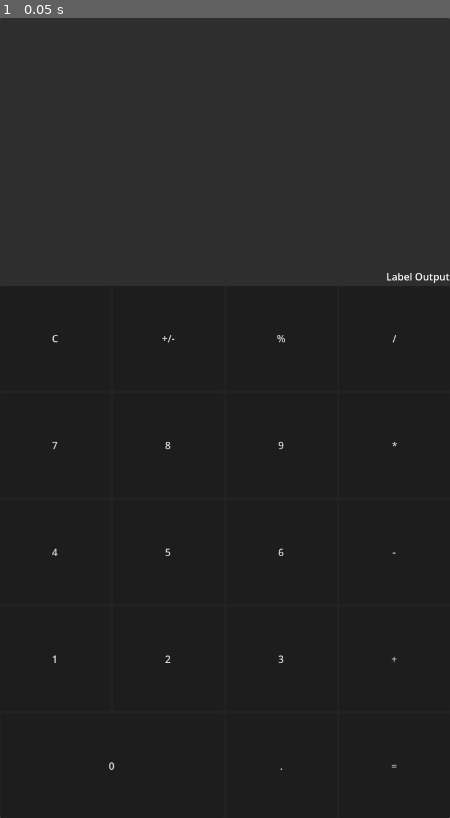
Above: before the commit, frame 1.
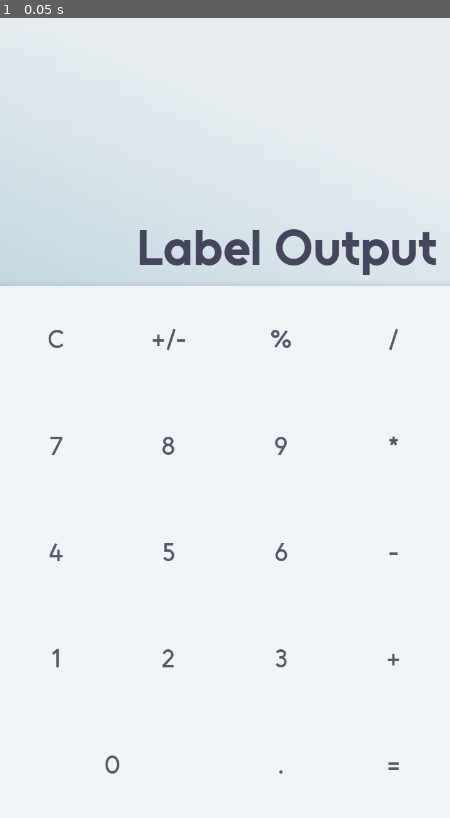
Above: after the commit, the same moment.

Repository: Discordanian/godot-templates
Game: Godot game, scene res://scenes/calculator.tscn
The game is run twice, just before and just after one commit, with the same random seed, the same clock (stepped at 60 frames per second) and the same inputs.
Inputs:
- Up to frame 1 (0.05 s): no input

The runs differ from the first frame. In frame 1, 100% of the frame differs, in the area x 0-100%, y 0-100%.

Commit message:
Light-Theme

Diff:
--- a/starter-godot-apps/Calculator/scenes/calculator.tscn
+++ b/starter-godot-apps/Calculator/scenes/calculator.tscn
@@ -1,6 +1,7 @@
 [gd_scene format=3 uid="uid://bexhxck8fph3u"]
 
 [ext_resource type="Script" uid="uid://52wvbr3y71ex" path="res://scripts/calculator.gd" id="1_47tay"]
+[ext_resource type="Theme" uid="uid://b1ql8w675yovm" path="res://themes/light.tres" id="1_iofbv"]
 
 [node name="Calculator" type="Control" unique_id=726340450]
 layout_mode = 3
@@ -9,6 +10,7 @@
 anchor_bottom = 1.0
 grow_horizontal = 2
 grow_vertical = 2
+theme = ExtResource("1_iofbv")
 script = ExtResource("1_47tay")
 
 [node name="BG" type="Panel" parent="." unique_id=612163923]
@@ -173,3 +175,5 @@
 size_flags_horizontal = 3
 size_flags_vertical = 3
 text = "="
+
+[connection signal="resized" from="VBoxContainer/PanelContainer/GridContainer/ZeroButtonContainer/ZeroButton" to="." method="_on_zero_button_resized"]
--- a/starter-godot-apps/Calculator/scripts/calculator.gd
+++ b/starter-godot-apps/Calculator/scripts/calculator.gd
@@ -7,5 +7,10 @@
 
 
 # Called every frame. 'delta' is the elapsed time since the previous frame.
-func _process(delta: float) -> void:
+func _process(_delta: float) -> void:
 	pass
+
+
+func _on_zero_button_resized() -> void:
+	@warning_ignore("integer_division")
+	%ZeroButton.offset_left = -get_window().size.x / 4
--- /dev/null
+++ b/starter-godot-apps/Calculator/themes/light.tres
@@ -0,0 +1,47 @@
+[gd_resource type="Theme" format=3 uid="uid://b1ql8w675yovm"]
+
+[ext_resource type="FontFile" uid="uid://c2u22t00570gg" path="res://fonts/Unageo-Bold.ttf" id="1_cimpl"]
+[ext_resource type="FontFile" uid="uid://dhucrdogadun6" path="res://fonts/Unageo-Medium.ttf" id="1_qf5hw"]
+
+[sub_resource type="StyleBoxFlat" id="StyleBoxFlat_qe7jt"]
+bg_color = Color(0.87058824, 0.90588236, 0.93333334, 1)
+
+[sub_resource type="StyleBoxFlat" id="StyleBoxFlat_qf5hw"]
+bg_color = Color(0.9019608, 0.92941177, 0.9490196, 1)
+
+[sub_resource type="StyleBoxEmpty" id="StyleBoxEmpty_cimpl"]
+
+[sub_resource type="Gradient" id="Gradient_wq6yc"]
+colors = PackedColorArray(0.7294118, 0.827451, 0.87058824, 1, 0.9019608, 0.9254902, 0.9411765, 1)
+
+[sub_resource type="GradientTexture2D" id="GradientTexture2D_cimpl"]
+gradient = SubResource("Gradient_wq6yc")
+fill_from = Vector2(0.6217949, 0.5769231)
+fill_to = Vector2(0.724359, 0.14529915)
+
+[sub_resource type="StyleBoxTexture" id="StyleBoxTexture_wq6yc"]
+texture = SubResource("GradientTexture2D_cimpl")
+
+[sub_resource type="StyleBoxFlat" id="StyleBoxFlat_cimpl"]
+bg_color = Color(0.9411765, 0.95686275, 0.96862745, 1)
+shadow_color = Color(0, 0, 0, 0.05882353)
+shadow_size = 10
+
+[resource]
+Button/colors/font_color = Color(0.3372549, 0.34117648, 0.4117647, 1)
+Button/colors/font_focus_color = Color(0.30588236, 0.30980393, 0.3764706, 1)
+Button/colors/font_hover_color = Color(0.3372549, 0.34117648, 0.4117647, 1)
+Button/font_sizes/font_size = 40
+Button/fonts/font = ExtResource("1_qf5hw")
+Button/styles/focus = SubResource("StyleBoxFlat_qe7jt")
+Button/styles/hover = SubResource("StyleBoxFlat_qf5hw")
+Button/styles/normal = SubResource("StyleBoxEmpty_cimpl")
+GridContainer/constants/h_separation = 0
+GridContainer/constants/v_separation = 0
+Label/colors/font_color = Color(0.27058825, 0.27058825, 0.36862746, 1)
+Label/font_sizes/font_size = 80
+Label/fonts/font = ExtResource("1_cimpl")
+MarginContainer/constants/margin_bottom = 10
+MarginContainer/constants/margin_right = 20
+Panel/styles/panel = SubResource("StyleBoxTexture_wq6yc")
+PanelContainer/styles/panel = SubResource("StyleBoxFlat_cimpl")
